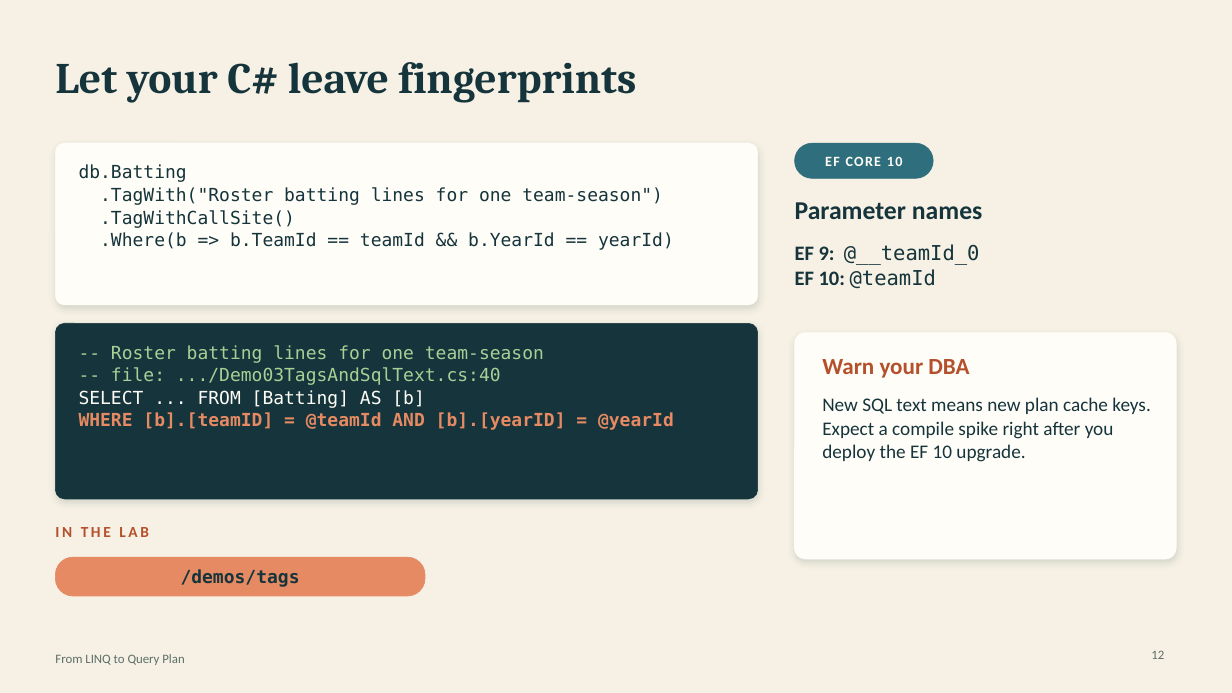
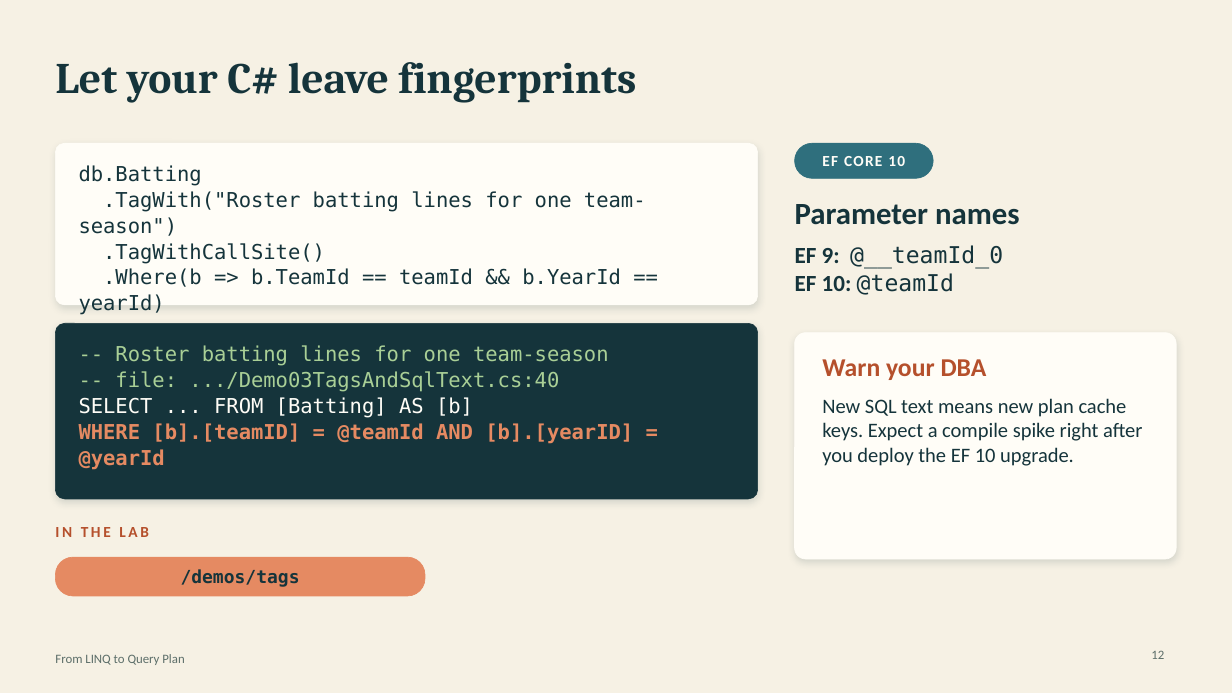
Before and after one commit to cwoodruff/efcore-linq-query-plan, a slide deck: slide 12 of From-LINQ-to-Query-Plan-v2.pptx. Drawn at 1232x693 pixels with LibreOffice and Linux fonts; fonts in the diff are those of the drawing. Boxes give left, top, right and bottom in pixels: in the first picture for what was removed or moved away, otherwise in the second. Text is boxed around its words. In the diff, an @@ line names an element or a change of style, - is before the commit and + after.

Commit message:
Update presentation slides
Updated From-LINQ-to-Query-Plan-v2.pptx content

```diff
--- a/From-LINQ-to-Query-Plan-v2.pptx
+++ b/From-LINQ-to-Query-Plan-v2.pptx
@@ text "EF CORE 10" at [822,156,905,166]: size 11 to 12 pt @@
@@ text "db.Batting" at [79,165,646,287]: size 14 to 16 pt @@
@@ text "Parameter names" at [795,204,1020,225]: size 20 to 24 pt @@
@@ text "EF 9: @__teamId_0" at [795,245,1003,295]: size 16 to 18 pt @@
@@ text "-- Roster batting lines for ..." at [79,345,633,470]: size 14 to 16 pt @@
@@ text "Warn your DBA" at [822,359,987,380]: size 18 to 20 pt @@
@@ text "New SQL text means new ..." at [822,398,1142,466]: size 15 to 16 pt @@
```
Also in this commit, not shown: 30 other slides changed.
